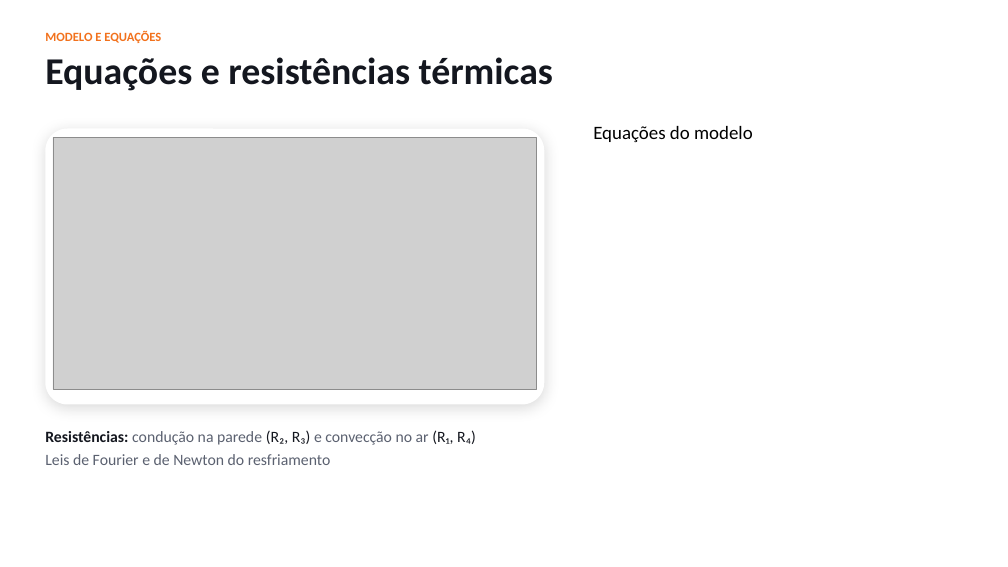
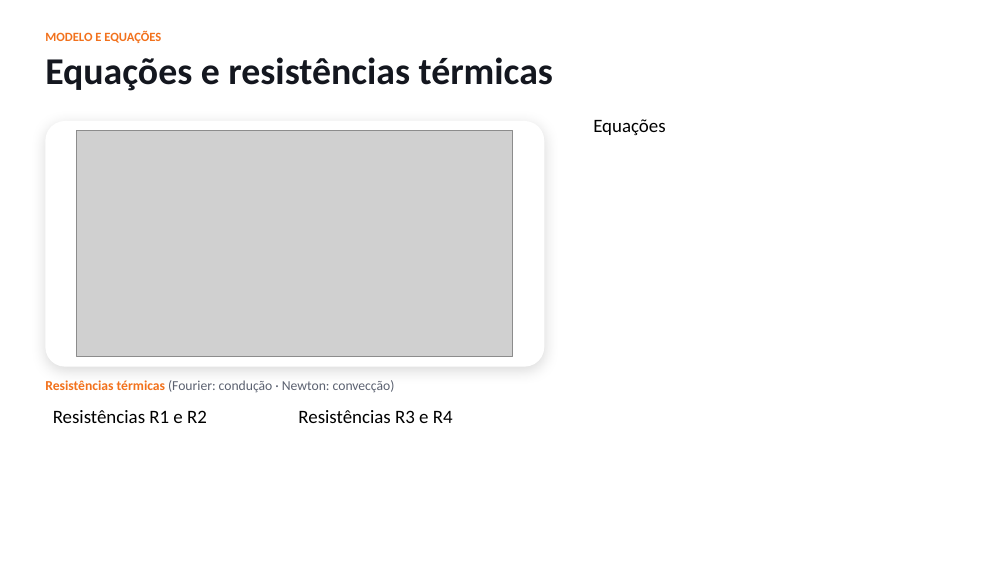
Before and after one commit to antoniosdsdias/modsim2, a slide deck: slide 3 of Apresentacao_Projeto2_Grupo10.pptx. Drawn at 1008x567 pixels with LibreOffice and Linux fonts; fonts in the diff are those of the drawing; grey boxes stand for pictures. Boxes give left, top, right and bottom in pixels: in the first picture for what was removed or moved away, otherwise in the second. Text is boxed around its words. In the diff, an @@ line names an element or a change of style, - is before the commit and + after.

```diff
--- a/Apresentacao_Projeto2_Grupo10.pptx
+++ b/Apresentacao_Projeto2_Grupo10.pptx
@@ text at bbox=[593, 119, 665, 135]: text changed @@
-Equações do modelo
+Equações
@@ rounded rectangle: place and size @@
-rounded rectangle at bbox=[45, 129, 544, 405]
+rounded rectangle at bbox=[45, 121, 544, 367]
@@ picture: place and size @@
-picture at bbox=[53, 138, 537, 389]
+picture at bbox=[77, 130, 513, 357]
@@ text added at bbox=[45, 380, 395, 392], 13 pt, text #5B6170 @@
+Resistências térmicas (Fourier: condução · Newton: convecção)
@@ text added at bbox=[53, 410, 207, 423], 18 pt, text #000000 @@
+Resistências R1 e R2
@@ text added at bbox=[298, 410, 453, 423], 18 pt, text #000000 @@
+Resistências R3 e R4
@@ text removed at bbox=[45, 430, 476, 465] @@
-Resistências: condução na parede (R₂, R₃) e convecção no ar (R₁, R₄)
-Leis de Fourier e de Newton do resfriamento
```
Also in this commit, not shown: 3 other slides changed.
